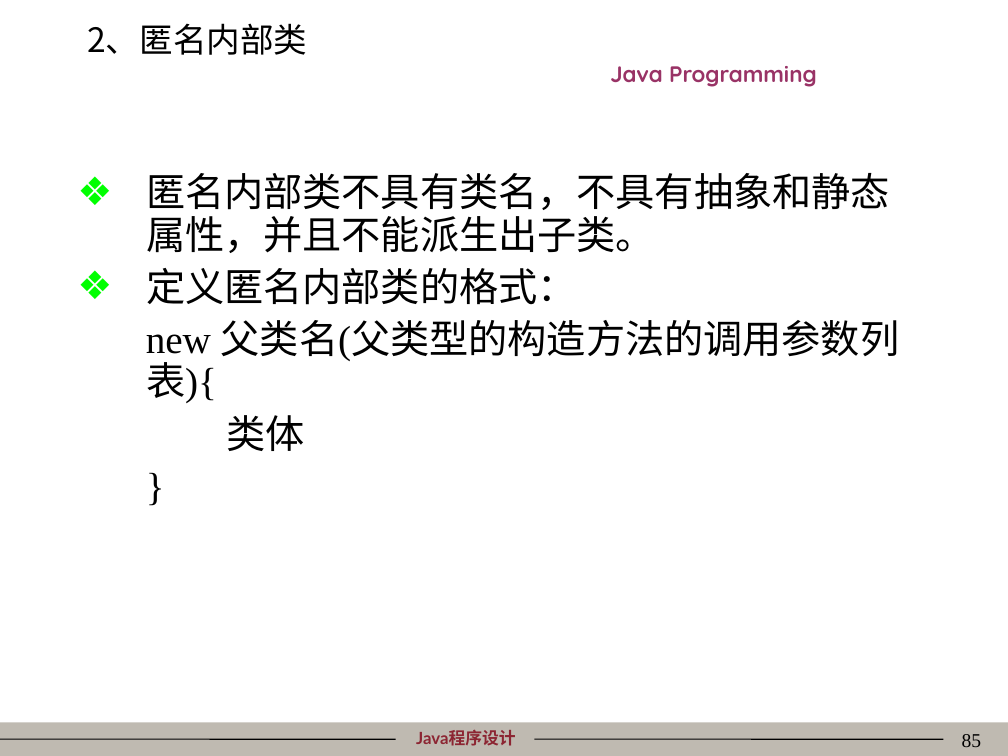
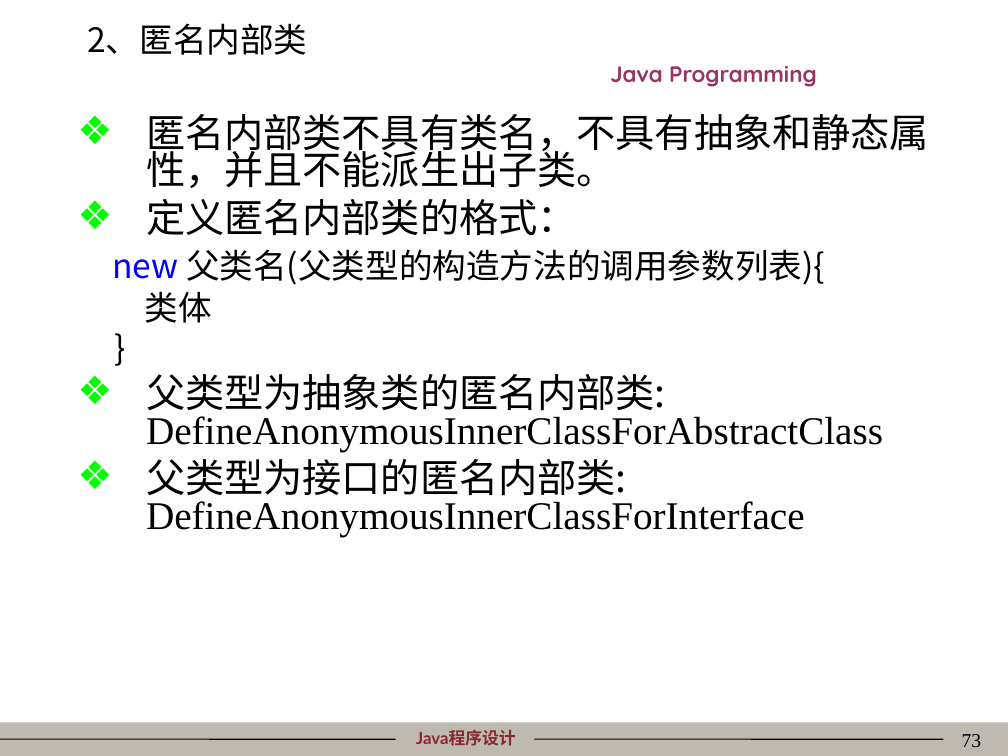
Before and after one commit to mordeky/Java, a slide deck: slide 73 of PPT/04类的封装性、继承性、多态性与接口.ppt (slide 85 before the commit). Drawn at 1008x756 pixels with LibreOffice and Linux fonts; fonts in the diff are those of the drawing; background and template pictures are left out. Boxes give left, top, right and bottom in pixels: in the first picture for what was removed or moved away, otherwise in the second. Text is boxed around its words. In the diff, an @@ line names an element or a change of style, - is before the commit and + after.

Commit message:
修正chp04的PPT, 增加了抽象类、接口、内部类的Java代码.

```diff
--- a/PPT/04类的封装性、继承性、多态性与接口.ppt
+++ b/PPT/04类的封装性、继承性、多态性与接口.ppt
@@ text "匿名内部类不具有类名，不具有抽象和静态属性，并且不能派生出子类。": place and size @@
-text "匿名内部类不具有类名，不具有抽象和静态属性，并且不能派生出子类。" at [146,173,900,451]
+text "匿名内部类不具有类名，不具有抽象和静态属性，并且不能派生出子类。" at [112,114,929,537]
@@ text at [112,114,929,323]: font Times New Roman to Noto Sans CJK SC in "匿名内部类不具有类名，不具有抽象和静态属性，并且不能派生出子类。", "定义匿名内部类的格式：", "new 父类名(父类型的构造方法的调用参数列表){", "类体" and 1 more places; size 28 to 24 pt in "new 父类名(父类型的构造方法的调用参数列表){", "类体", "}"; text colour #000000 to #0000FF in "new"; line spacing 0.9 to 0.8; less space between paragraphs @@
@@ text at [146,374,883,537]: paragraphs added @@
+❖ 父类型为抽象类的匿名内部类: DefineAnonymousInnerClassForAbstractClass
+❖ 父类型为接口的匿名内部类: DefineAnonymousInnerClassForInterface
@@ page number at [962,734,982,747]: text changed @@
-85
+73
```
Also in this commit, not shown: 11 other slides changed, 3 slides added, 17 slides removed, 15 other files.
